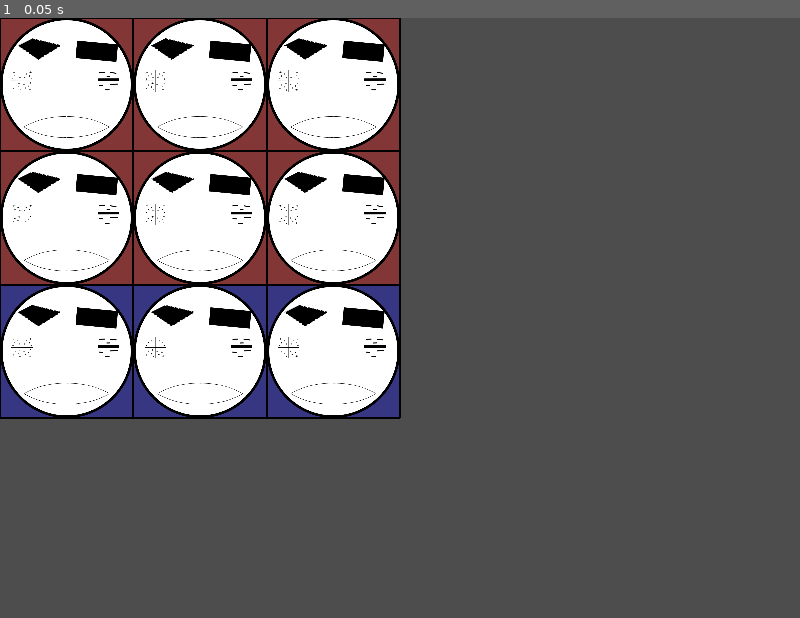
Above: before the commit, frame 1.
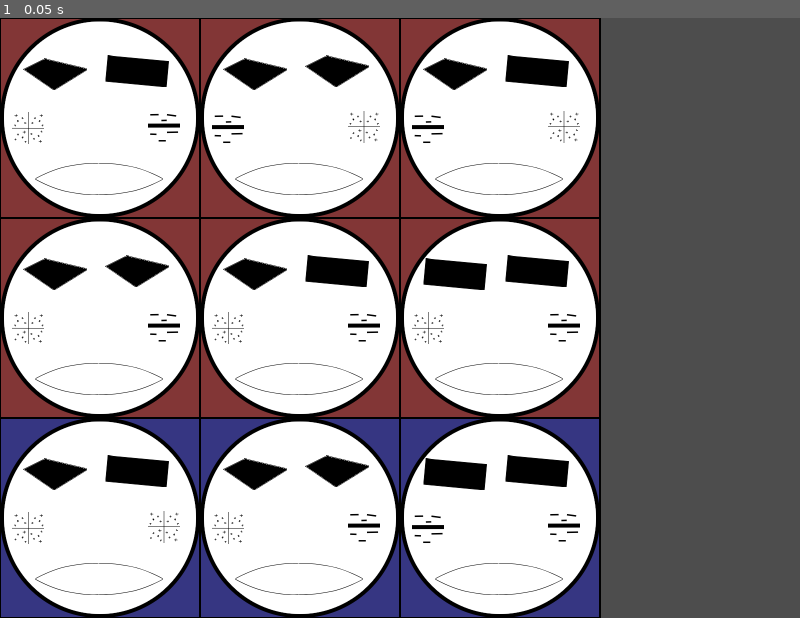
Above: after the commit, the same moment.

Repository: JonathanGeoffroy/maskarade
Game: Godot game, scene res://game.tscn
Same seed, same stepped clock (60 frames per second), same inputs: the game is played once before the commit and once after it.
Inputs:
- Up to frame 1 (0.05 s): no input

The runs differ from the first frame. In frame 1, 59% of the frame differs, in the area x 0-76%, y 0-100%.

Commit message:
chore: discriminate mask kinds

Diff:
--- a/grid.gd
+++ b/grid.gd
@@ -3,7 +3,7 @@
 
 const ROWS := 3
 const COLS := 3
-const SIZE := 400.0
+const SIZE := 600.0
 
 @export var mask_scene: PackedScene = preload("res://mask.tscn")
 
--- a/mask.tscn
+++ b/mask.tscn
@@ -1,12 +1,10 @@
-[gd_scene load_steps=9 format=3 uid="uid://dxlopho8io3wg"]
+[gd_scene load_steps=7 format=3 uid="uid://dxlopho8io3wg"]
 
 [ext_resource type="Script" uid="uid://b5joavy7ceses" path="res://mask.gd" id="1_ofi71"]
 [ext_resource type="Texture2D" uid="uid://dn0h38buwskda" path="res://assets/mask.png" id="1_og6u6"]
-[ext_resource type="Texture2D" uid="uid://bjly7062y4p3l" path="res://assets/eye_atk.png" id="2_ofi71"]
-[ext_resource type="Texture2D" uid="uid://6bjppdjomxo5" path="res://assets/eye_def.png" id="3_8rt22"]
-[ext_resource type="Texture2D" uid="uid://bsktjue8d6py3" path="res://assets/jowl-plus.png" id="4_5duwq"]
-[ext_resource type="Texture2D" uid="uid://jvvkgs7jnekx" path="res://assets/jown_minus.png" id="5_eyix7"]
-[ext_resource type="Texture2D" uid="uid://cpef0gme3mujq" path="res://assets/mouth.png" id="6_37jmv"]
+[ext_resource type="PackedScene" uid="uid://pfak5cbvbxt0" path="res://piece/eye.tscn" id="4_8yek2"]
+[ext_resource type="PackedScene" uid="uid://dwe4x6syiburm" path="res://piece/jowl.tscn" id="4_hgd7e"]
+[ext_resource type="PackedScene" uid="uid://bp8636mkwywsc" path="res://piece/mouth.tscn" id="5_hgd7e"]
 
 [sub_resource type="RectangleShape2D" id="RectangleShape2D_ofi71"]
 size = Vector2(402, 404)
@@ -18,30 +16,20 @@
 texture = ExtResource("1_og6u6")
 centered = false
 
-[node name="LeftEye" type="Sprite2D" parent="."]
-position = Vector2(53, 61)
-texture = ExtResource("2_ofi71")
-centered = false
+[node name="LeftEye" parent="." instance=ExtResource("4_8yek2")]
+position = Vector2(110, 113)
 
-[node name="RightEye" type="Sprite2D" parent="."]
-position = Vector2(226, 68)
-texture = ExtResource("3_8rt22")
-centered = false
+[node name="RightEye" parent="." instance=ExtResource("4_8yek2")]
+position = Vector2(274, 107)
 
-[node name="LeftJowl" type="Sprite2D" parent="."]
-position = Vector2(34, 157)
-texture = ExtResource("4_5duwq")
-centered = false
+[node name="LeftJowl" parent="." instance=ExtResource("4_hgd7e")]
+position = Vector2(57, 221)
 
-[node name="RightJowl" type="Sprite2D" parent="."]
-position = Vector2(293, 156)
-texture = ExtResource("5_eyix7")
-centered = false
+[node name="RightJowl" parent="." instance=ExtResource("4_hgd7e")]
+position = Vector2(328, 218)
 
-[node name="Mouth" type="Sprite2D" parent="."]
-position = Vector2(72, 295)
-texture = ExtResource("6_37jmv")
-centered = false
+[node name="Piece" parent="." instance=ExtResource("5_hgd7e")]
+position = Vector2(198, 322)
 
 [node name="Area2D" type="Area2D" parent="."]
 
--- /dev/null
+++ b/piece/eye.gd
@@ -0,0 +1,17 @@
+class_name Eye
+extends Piece
+
+var attack_texture = preload("res://assets/eye_atk.png");
+var defense_texture = preload("res://assets/eye_def.png");
+
+@export var kind: EyeKind
+
+enum EyeKind {
+	ATTACK,
+	DEFENSE
+}
+
+func _ready() -> void:
+	var kind = EyeKind.ATTACK if randi_range(0, 1) == 0 else EyeKind.DEFENSE;
+
+	%Sprite2D.texture = attack_texture if kind == EyeKind.ATTACK else defense_texture;
--- /dev/null
+++ b/piece/eye.tscn
@@ -0,0 +1,13 @@
+[gd_scene load_steps=4 format=3 uid="uid://pfak5cbvbxt0"]
+
+[ext_resource type="PackedScene" uid="uid://beqncntgomyeo" path="res://piece/piece.tscn" id="1_jd50y"]
+[ext_resource type="Script" uid="uid://dwqdartk2glvh" path="res://piece/eye.gd" id="2_1rksh"]
+[ext_resource type="Texture2D" uid="uid://bjly7062y4p3l" path="res://assets/eye_atk.png" id="3_1rksh"]
+
+[node name="Eye" instance=ExtResource("1_jd50y")]
+script = ExtResource("2_1rksh")
+kind = 0
+
+[node name="Sprite2D" parent="." index="0" groups=["Eye", "Mask"]]
+unique_name_in_owner = true
+texture = ExtResource("3_1rksh")
--- /dev/null
+++ b/piece/jowl.gd
@@ -0,0 +1,17 @@
+class_name Jowl
+extends Piece
+
+var plus_texture = preload("res://assets/jowl_plus.png");
+var minus_texture = preload("res://assets/jowl_minus.png");
+
+@export var kind: JowlKind
+
+enum JowlKind {
+	PLUS,
+	MINUS
+}
+
+func _ready() -> void:
+	var kind = JowlKind.PLUS if randi_range(0, 1) == 0 else JowlKind.MINUS;
+
+	%Sprite2D.texture = plus_texture if kind == JowlKind.PLUS else minus_texture;
--- /dev/null
+++ b/piece/jowl.tscn
@@ -0,0 +1,13 @@
+[gd_scene load_steps=4 format=3 uid="uid://dwe4x6syiburm"]
+
+[ext_resource type="PackedScene" uid="uid://beqncntgomyeo" path="res://piece/piece.tscn" id="1_4icxe"]
+[ext_resource type="Script" uid="uid://cd576al0yrly2" path="res://piece/jowl.gd" id="2_v46qr"]
+[ext_resource type="Texture2D" uid="uid://bsktjue8d6py3" path="res://assets/jowl_plus.png" id="3_xqxxu"]
+
+[node name="Jowl" instance=ExtResource("1_4icxe")]
+script = ExtResource("2_v46qr")
+kind = 0
+
+[node name="Sprite2D" parent="." index="0" groups=["Jowl", "Mask"]]
+unique_name_in_owner = true
+texture = ExtResource("3_xqxxu")
--- /dev/null
+++ b/piece/mouth.tscn
@@ -0,0 +1,9 @@
+[gd_scene load_steps=3 format=3 uid="uid://bp8636mkwywsc"]
+
+[ext_resource type="PackedScene" uid="uid://beqncntgomyeo" path="res://piece/piece.tscn" id="1_613wf"]
+[ext_resource type="Texture2D" uid="uid://cpef0gme3mujq" path="res://assets/mouth.png" id="2_62w0a"]
+
+[node name="Piece" instance=ExtResource("1_613wf")]
+
+[node name="Sprite2D" parent="." index="0" groups=["Mouth"]]
+texture = ExtResource("2_62w0a")
--- /dev/null
+++ b/piece/piece.gd
@@ -0,0 +1,2 @@
+class_name Piece
+extends Node2D
--- /dev/null
+++ b/piece/piece.tscn
@@ -0,0 +1,8 @@
+[gd_scene load_steps=2 format=3 uid="uid://beqncntgomyeo"]
+
+[ext_resource type="Script" uid="uid://csfamx6th1u2c" path="res://piece/piece.gd" id="1_6byuq"]
+
+[node name="Piece" type="Node2D"]
+script = ExtResource("1_6byuq")
+
+[node name="Sprite2D" type="Sprite2D" parent="." groups=["Mask"]]
--- a/project.godot
+++ b/project.godot
@@ -22,8 +22,10 @@
 
 [global_group]
 
-Card=""
 Mask=""
+Jowl=""
+Eye=""
+Mouth=""
 
 [rendering]
 
Renamed: assets/jown_minus.png -> assets/jowl_minus.png
Not shown, changed: assets/jowl_minus.png.import
Renamed: assets/jowl-plus.png -> assets/jowl_plus.png
Not shown, changed: assets/jowl_plus.png.import
Not shown, added: piece/eye.gd.uid
Not shown, added: piece/jowl.gd.uid
Not shown, added: piece/piece.gd.uid
